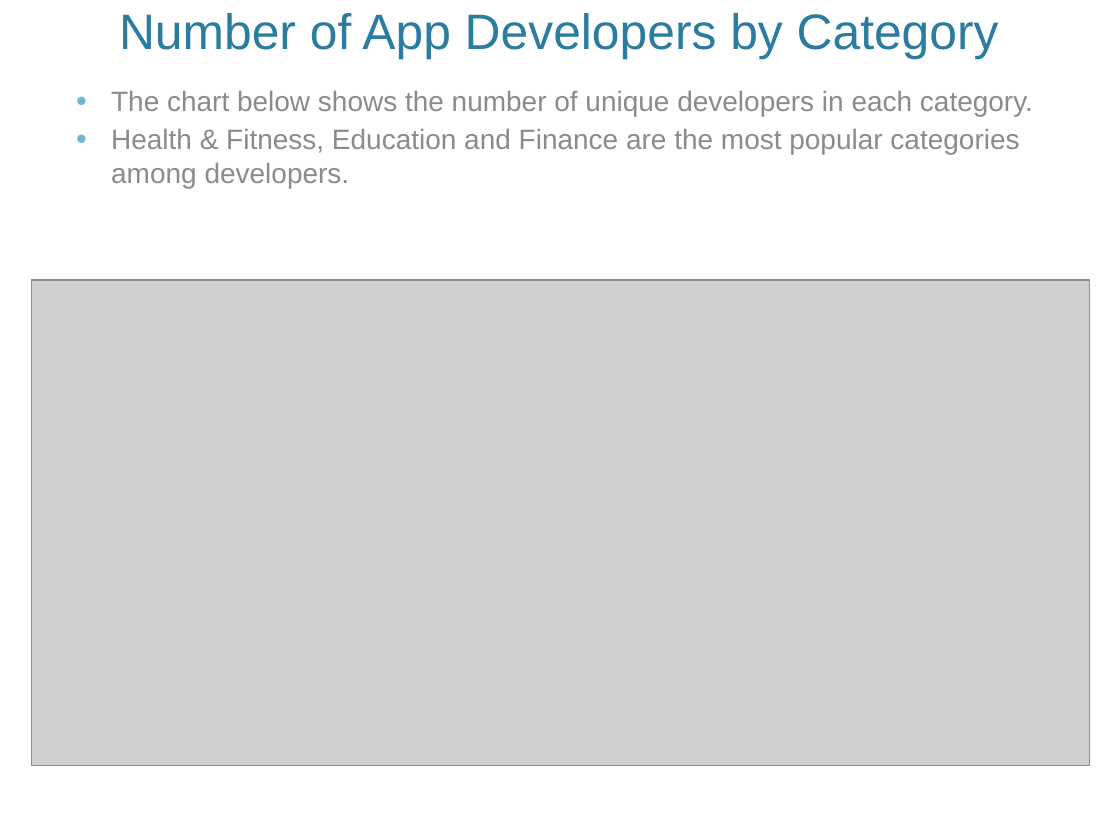
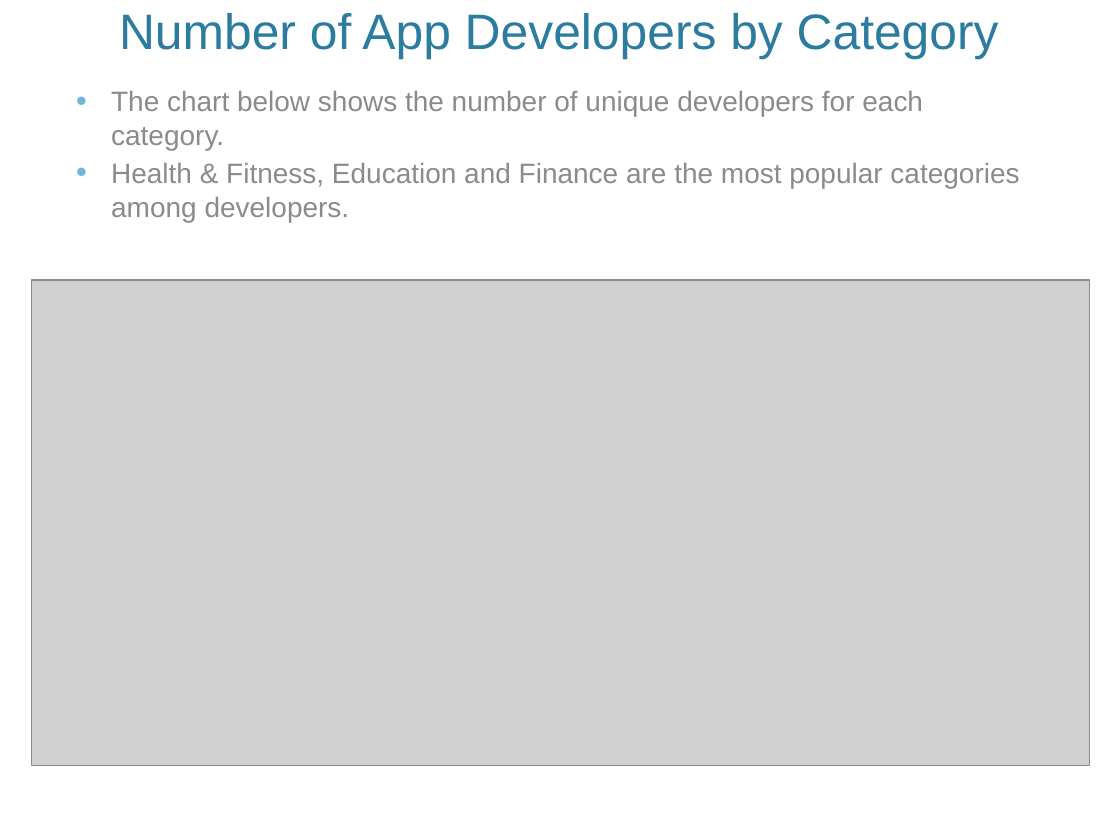
Before and after one commit to ynorenko/web-scraping, a slide deck: slide 15 of Scraping Project .pptx. Drawn at 1120x840 pixels with LibreOffice and Linux fonts; fonts in the diff are those of the drawing; grey boxes stand for pictures; background and template pictures are left out. Boxes give left, top, right and bottom in pixels: in the first picture for what was removed or moved away, otherwise in the second. Text is boxed around its words. In the diff, an @@ line names an element or a change of style, - is before the commit and + after.

Commit message:
ppt

```diff
--- a/Scraping Project .pptx
+++ b/Scraping Project .pptx
@@ text at (111, 91, 923, 150): text changed @@
-• The chart below shows the number of unique developers in each category.
+• The chart below shows the number of unique developers for each category.
```
